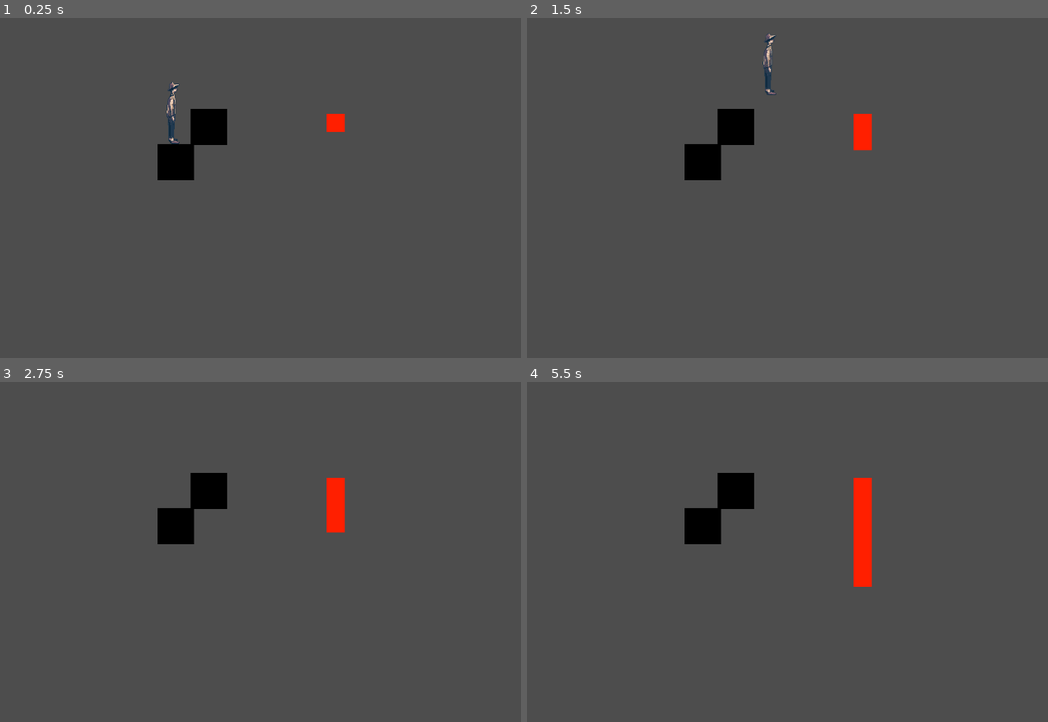
Above: before the commit, frames 1-4 (two rows, left to right).
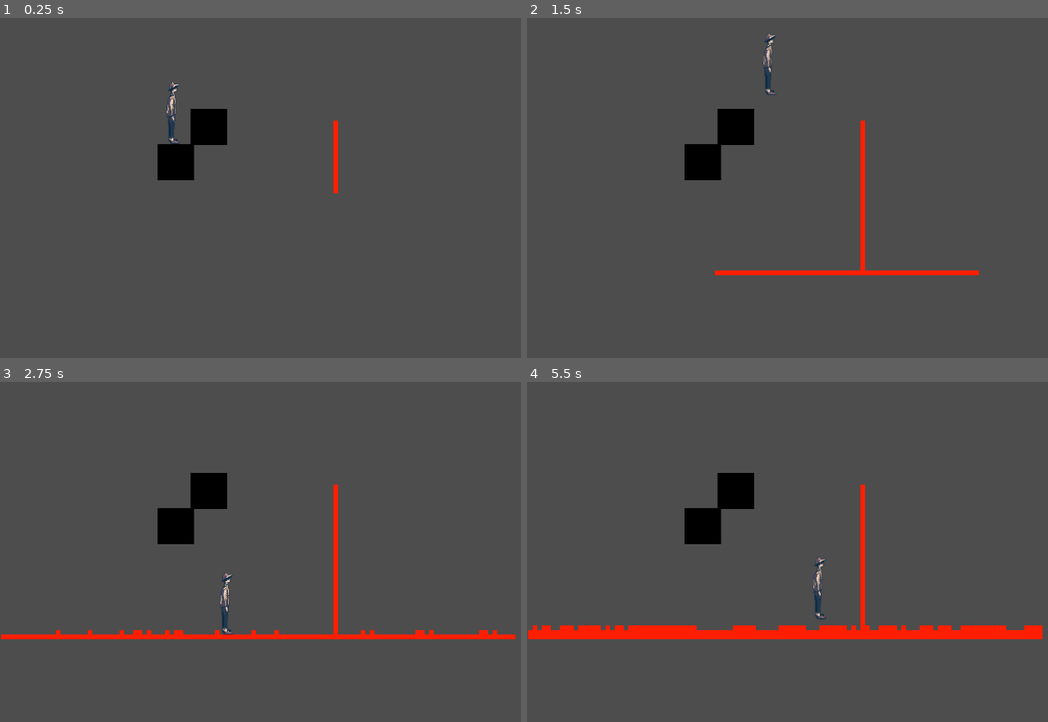
Above: after the commit, the same moments.

Repository: hellomynameisren/ludumdare
Game: Godot game, scene res://liquid/play_area.tscn
Same seed, same stepped clock (60 frames per second), same inputs: the game is played once before the commit and once after it. The project has no main scene, so this scene is started directly.
Inputs:
- Up to frame 1 (0.25 s): no input
- Up to frame 2 (1.5 s): hold Right (ui_right) from 0.53 s (still down); tap Up (ui_up) at 0.77 s
- Up to frame 3 (2.75 s): tap Up (ui_up) at 1.52 s; release Right (ui_right) at 2.03 s; hold Left (ui_left) from 2.03 s (still down)
- Up to frame 4 (5.5 s): release Left (ui_left) at 2.78 s; hold Right (ui_right) 2.78-4.28 s; tap Up (ui_up) at 3.02, 3.77, 4.52 s; hold Left (ui_left) 4.28-5.03 s; hold Right (ui_right) from 5.03 s (still down)

The runs differ from the first frame. In frame 1, 0.3% of the frame differs, in the area x 62-67%, y 28-52%; in frame 2, 1.4%; in frame 3, 2.6%; in frame 4, 4.8%, in the area x 0-100%, y 28-76%.

Commit message:
smaller, faster lava

Diff:
--- a/liquid/lava_block.tscn
+++ b/liquid/lava_block.tscn
@@ -8,11 +8,11 @@
 
 [sub_resource type="GradientTexture2D" id="GradientTexture2D_p7sy4"]
 gradient = SubResource("Gradient_ad0f8")
-width = 32
-height = 32
+width = 8
+height = 8
 
 [sub_resource type="RectangleShape2D" id="RectangleShape2D_5kff3"]
-size = Vector2(32, 32)
+size = Vector2(8, 8)
 
 [node name="LavaBlock" type="StaticBody2D"]
 script = ExtResource("1_iuhvf")
--- a/liquid/lava_spawner.gd
+++ b/liquid/lava_spawner.gd
@@ -35,7 +35,7 @@
 		# Check if the child is a lava node, adjust this based on your setup
 		if child is lava_block:  # Or "child is Lava" if Lava is a script type
 			for offset in [Vector2(0, 1), Vector2(1, 0), Vector2(0, -1), Vector2(-1, 0)]:
-				var check_position = child.global_position + 32 * offset
+				var check_position = child.global_position + 8 * offset
 				if _is_valid_lava_position(check_position):
 					potential_positions.append(check_position)
 
--- a/liquid/lava_spawner.tscn
+++ b/liquid/lava_spawner.tscn
@@ -6,6 +6,7 @@
 script = ExtResource("1_7yo0j")
 
 [node name="Timer" type="Timer" parent="."]
+wait_time = 0.01
 autostart = true
 
 [connection signal="timeout" from="Timer" to="." method="_on_timer_timeout"]
